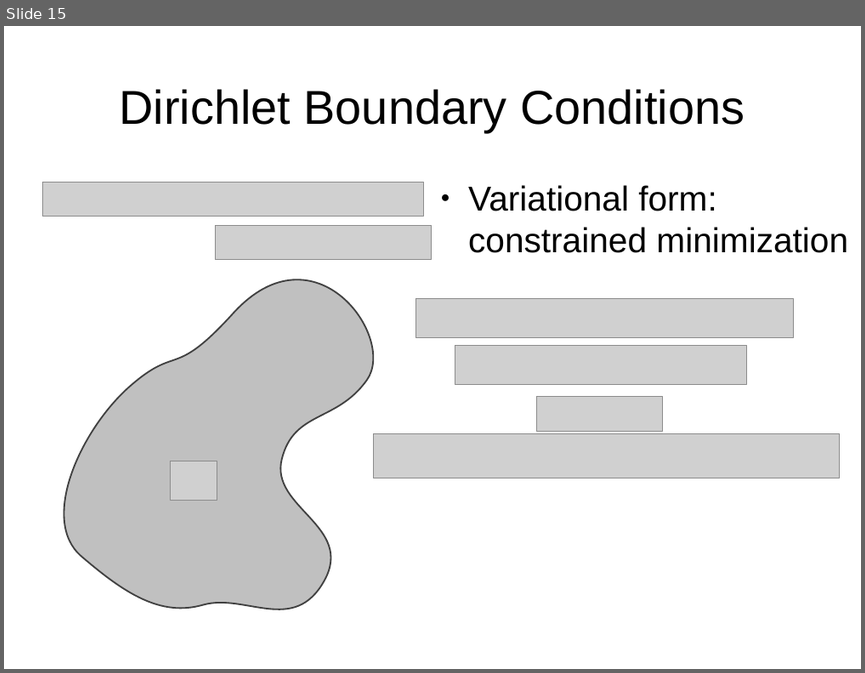
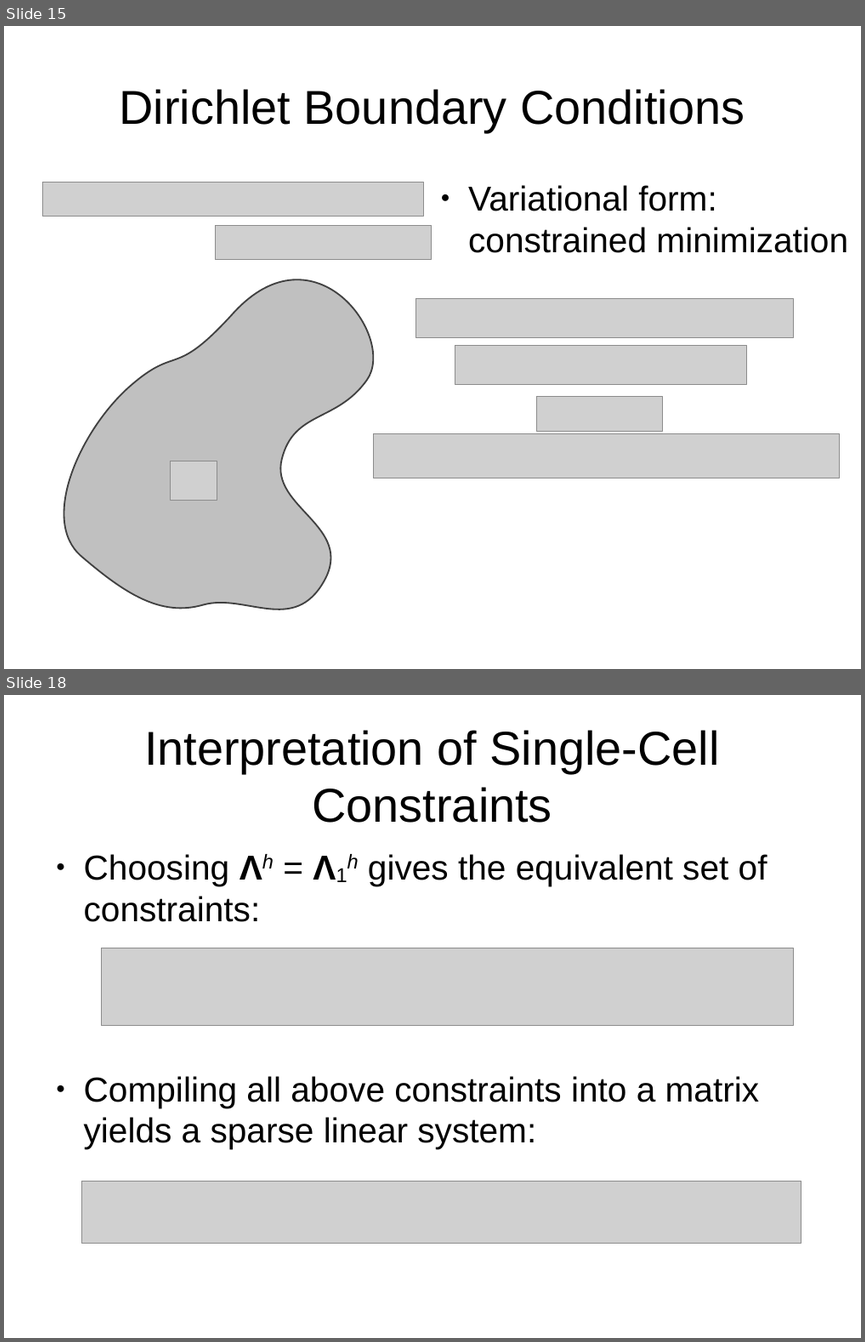
Before and after one commit to jhellrung/documents, a slide deck: presentations/sandia.2011.11.08/slides.odp. Shown one above the other, each under a label of ours: slide 15 before the commit, slides 15 and 18 after it; the slides between them are not shown. The pictures are 865x673 and 865x1342 pixels, drawn with LibreOffice and Linux fonts; fonts in the diff are those of the drawing; grey boxes stand for pictures. Boxes give left, top, right and bottom in pixels: in the first picture for what was removed or moved away, otherwise in the second. Text is boxed around its words. In the diff, an @@ line names an element or a change of style, - is before the commit and + after.

Commit message:
up to slide 18

```diff
--- a/presentations/sandia.2011.11.08/slides.odp
+++ b/presentations/sandia.2011.11.08/slides.odp
@@ slide 18 added at box(4, 695, 861, 1338), background #FFFFFF @@
@@ title added at box(144, 730, 720, 823), 44 pt, text #000000 @@
+Interpretation of Single-Cell Constraints
@@ text added at box(84, 854, 767, 922), 32 pt, text #000000 @@
+● Choosing Λh = Λ1h gives the equivalent set of constraints:
@@ picture added at box(101, 947, 793, 1026) @@
@@ text added at box(84, 1076, 760, 1149), 32 pt, text #000000 @@
+● Compiling all above constraints into a matrix yields a sparse linear system:
@@ picture added at box(81, 1181, 801, 1243) @@
```
Also in this commit, not shown: 2 slides changed, 2 other slides added.
